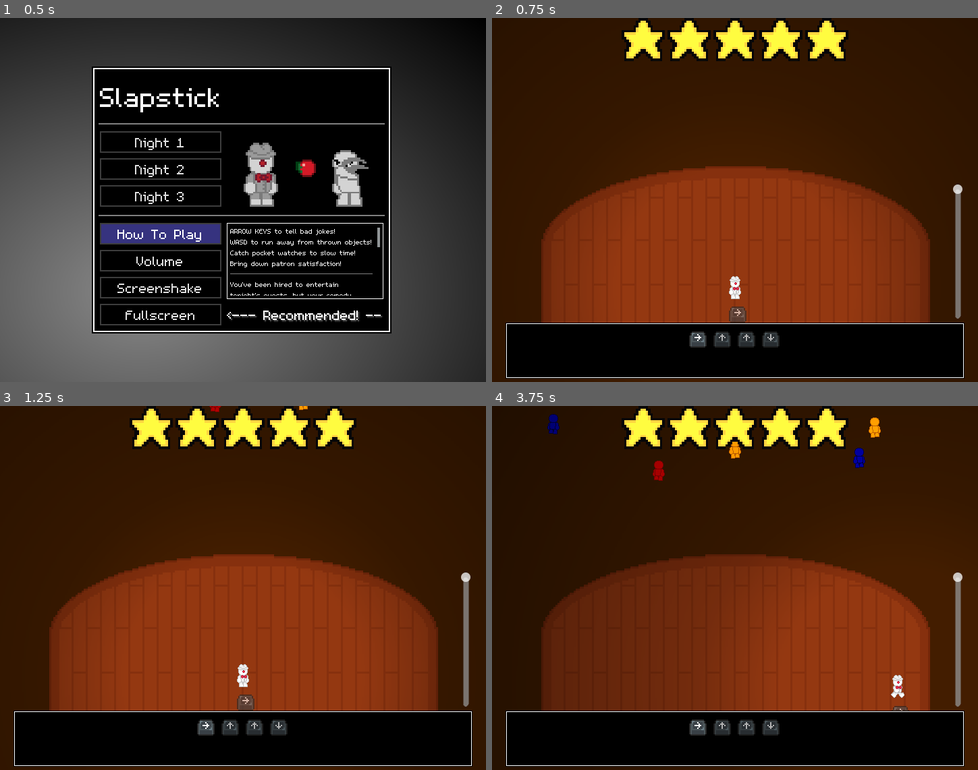
Above: before the commit, frames 1-4 (two rows, left to right).
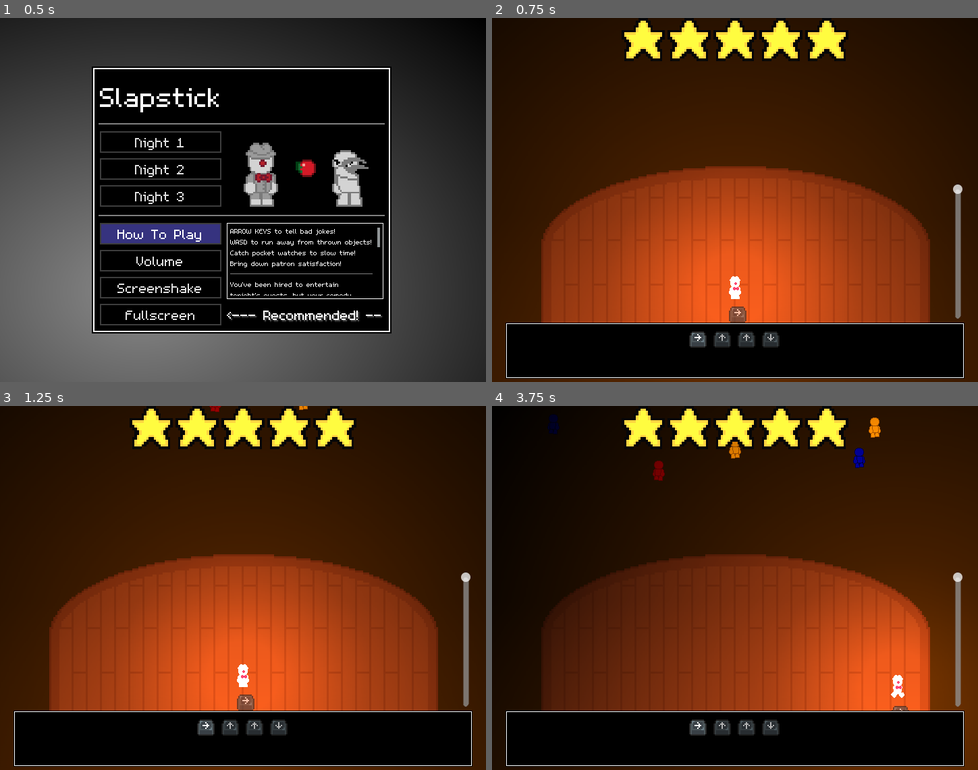
Above: after the commit, the same moments.

Repository: InRe-Dan/MiniJameGam34
Game: Godot game, scene res://menus/main_menu.tscn
Same seed, same stepped clock (60 frames per second), same inputs: the game is played once before the commit and once after it.
Inputs:
- Up to frame 1 (0.5 s): no input
- Up to frame 2 (0.75 s): click "Night 1" at 0.5 s
- Up to frame 3 (1.25 s): no input
- Up to frame 4 (3.75 s): tap Enter at 1.25 s; hold D (move_right) 1.28-2.03 s; hold S (move_down) 2.03-2.78 s; hold D (move_right) 2.78-3.53 s; hold W (move_up) from 3.53 s (still down)

Frame 1 is identical in both runs. In frame 2, 15% of the frame differs, in the area x 12-89%, y 46-100%; in frame 3, 15%; in frame 4, 16%, in the area x 0-100%, y 0-100%.

Commit message:
Lightning and audio tweaks

Diff:
--- a/Main/main.tscn
+++ b/Main/main.tscn
@@ -65,15 +65,15 @@
 atlas = ExtResource("8_od55v")
 region = Rect2(0, 0, 18, 18)
 
-[sub_resource type="Gradient" id="Gradient_qkjch"]
-offsets = PackedFloat32Array(0)
-colors = PackedColorArray(0.37, 0.37, 0.37, 1)
-
-[sub_resource type="GradientTexture2D" id="GradientTexture2D_xxwpp"]
-gradient = SubResource("Gradient_qkjch")
-fill = 1
-fill_from = Vector2(0.513761, 0.825688)
-fill_to = Vector2(0.899083, 0.266055)
+[sub_resource type="Gradient" id="Gradient_rwn58"]
+offsets = PackedFloat32Array(0, 0.980519)
+colors = PackedColorArray(1, 1, 1, 1, 0, 0, 0, 1)
+
+[sub_resource type="GradientTexture2D" id="GradientTexture2D_dyssu"]
+gradient = SubResource("Gradient_rwn58")
+fill_from = Vector2(0.5, 1)
+fill_to = Vector2(0.5, 0.5)
+metadata/_snap_enabled = true
 
 [node name="Main" type="Node2D" node_paths=PackedStringArray("scene_center") groups=["main"]]
 texture_filter = 1
@@ -311,12 +311,13 @@
 script = ExtResource("20_1uaoi")
 
 [node name="Dark CanvasModulate" type="CanvasModulate" parent="."]
-color = Color(0.26, 0.26, 0.26, 1)
+color = Color(0.051971, 0.051971, 0.0519709, 1)
 
 [node name="Light" type="PointLight2D" parent="."]
 position = Vector2(378, 285)
 scale = Vector2(12.7813, 9.6875)
-texture = SubResource("GradientTexture2D_xxwpp")
+energy = 0.46
+texture = SubResource("GradientTexture2D_dyssu")
 
 [connection signal="satisfaction_changed" from="." to="HazardManager" method="_on_main_satisfaction_changed"]
 [connection signal="satisfaction_changed" from="." to="HazardManager/Audience" method="_on_main_satisfaction_changed"]
--- a/Player/player.tscn
+++ b/Player/player.tscn
@@ -53,7 +53,7 @@
 stream_2/stream = ExtResource("6_gccwl")
 
 [sub_resource type="Gradient" id="Gradient_71mxe"]
-offsets = PackedFloat32Array(0.122302, 0.201439, 0.597122)
+offsets = PackedFloat32Array(0.0454545, 0.162338, 0.623377)
 colors = PackedColorArray(0.93, 0.93, 0.93, 1, 0.61, 0.61, 0.61, 1, 0.55, 0.55, 0.55, 0)
 
 [sub_resource type="GradientTexture2D" id="GradientTexture2D_8mafe"]
@@ -95,7 +95,9 @@
 [node name="PointLight2D" type="PointLight2D" parent="."]
 position = Vector2(2.86102e-06, 9.53674e-07)
 scale = Vector2(4, 4)
+energy = 2.52
 texture = SubResource("GradientTexture2D_8mafe")
+texture_scale = 0.8
 
 [node name="CanvasLayer" type="CanvasLayer" parent="."]
 layer = 2
Not shown, changed: Assets/Audio/The Clownlessdrum.mp3.import
